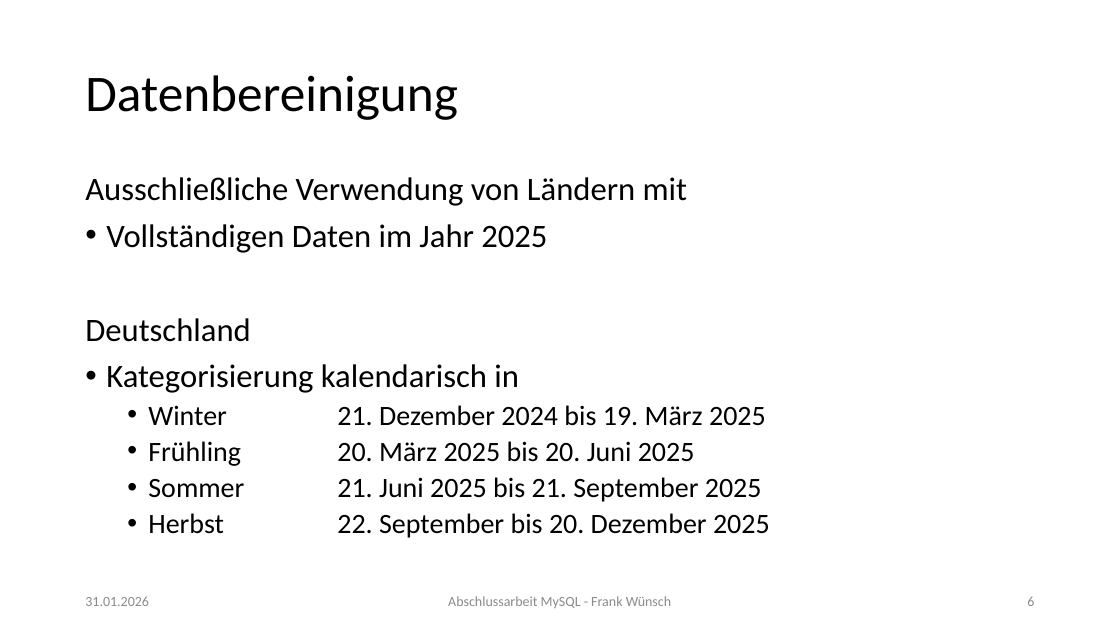
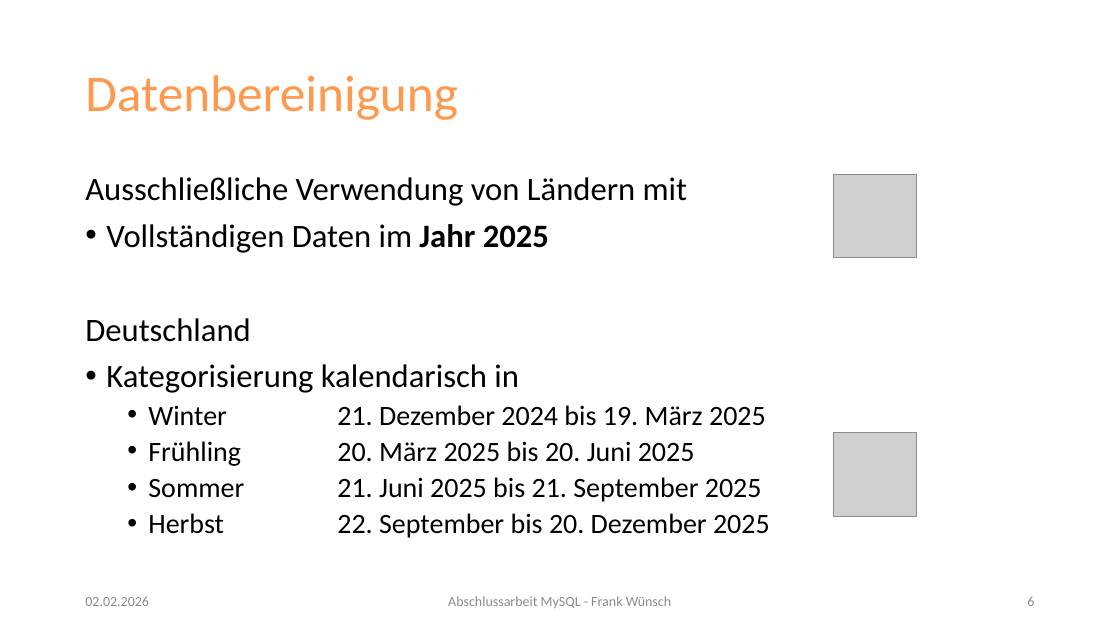
Before and after one commit to FrankWuensch/mysql_excam, a slide deck: slide 6 of Abschlusspräsentation_MySQL_Frank_Wünsch.pptx. Drawn at 1120x630 pixels with LibreOffice and Linux fonts; fonts in the diff are those of the drawing; grey boxes stand for pictures. Boxes give left, top, right and bottom in pixels: in the first picture for what was removed or moved away, otherwise in the second. Text is boxed around its words. In the diff, an @@ line names an element or a change of style, - is before the commit and + after.

```diff
--- a/Abschlusspräsentation_MySQL_Frank_Wünsch.pptx
+++ b/Abschlusspräsentation_MySQL_Frank_Wünsch.pptx
@@ title "Datenbereinigung" at (85,75,458,120): text colour #000000 to #FF994E @@
@@ picture added at (833,174,918,258) @@
@@ text at (106,224,549,253): bold on in "Jahr 2025" @@
@@ picture added at (833,433,918,517) @@
@@ text at (85,596,149,606): text changed @@
-31.01.2026
+02.02.2026
```
Also in this commit, not shown: 7 other slides changed, 1 slide added, 1 other file.
